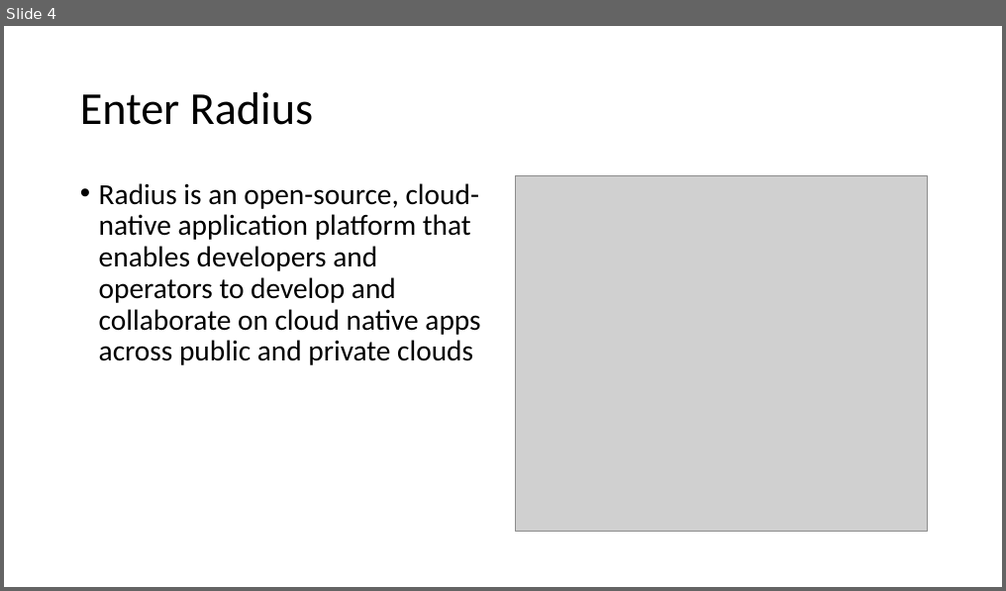
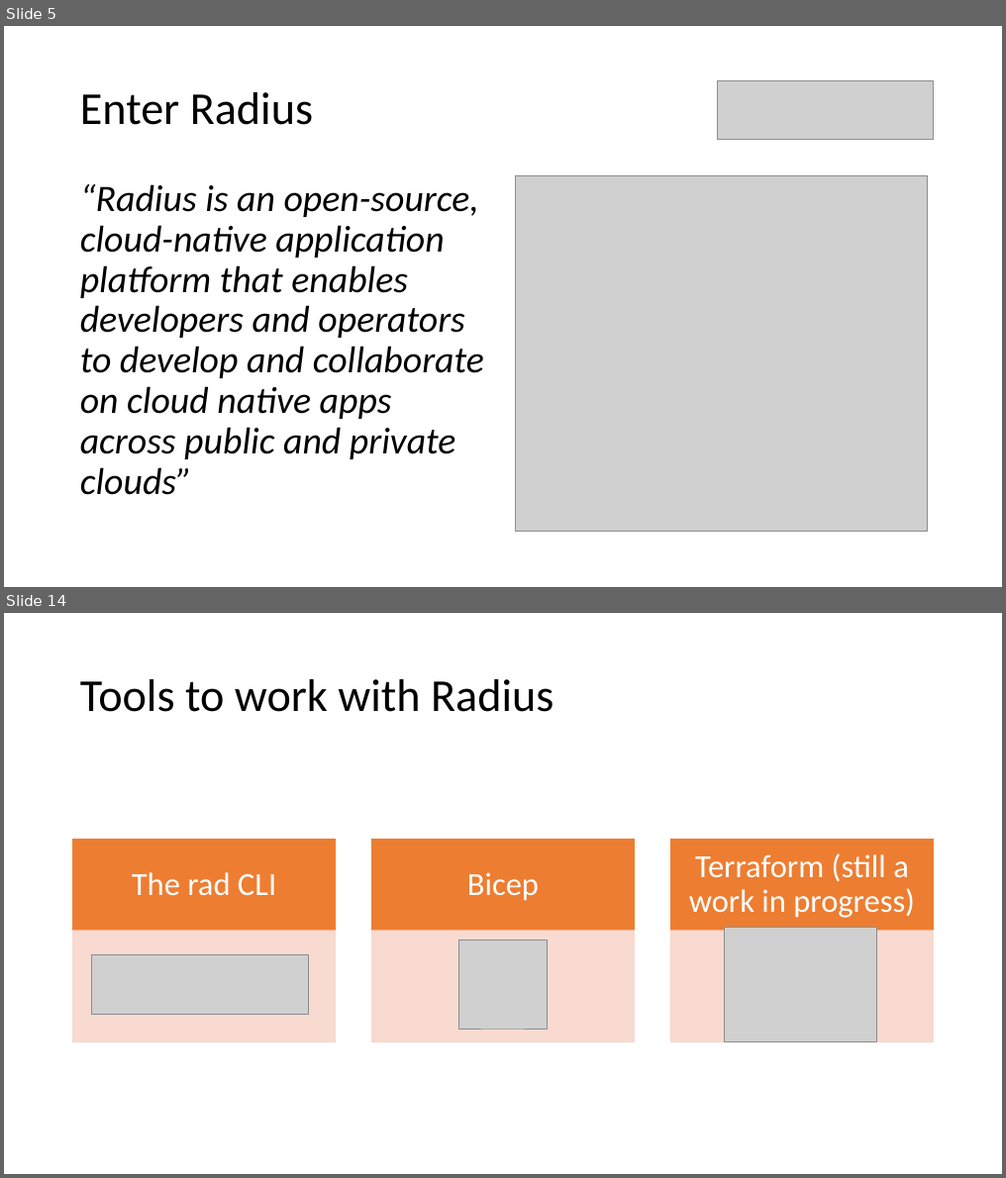
Before and after one commit to willvelida/talks, a slide deck: intro-to-radius/Presentation.pptx. Shown one above the other, each under a label of ours: slide 4 before the commit, slides 5 and 14 after it; the slides between them are not shown. The pictures are 1006x591 and 1006x1178 pixels, drawn with LibreOffice and Linux fonts; fonts in the diff are those of the drawing; grey boxes stand for pictures. Boxes give left, top, right and bottom in pixels: in the first picture for what was removed or moved away, otherwise in the second. Text is boxed around its words. In the diff, an @@ line names an element or a change of style, - is before the commit and + after.

Commit message:
Adding Radius talk

```diff
--- a/intro-to-radius/Presentation.pptx
+++ b/intro-to-radius/Presentation.pptx
@@ slide 14 added at (4, 613, 1002, 1174), background #FFFFFF @@
@@ title added at (80, 679, 553, 712), 44 pt, text #000000 @@
+Tools to work with Radius
@@ group added at (73, 839, 933, 1043): 6 rectangles, 3 texts @@
+The rad CLI
+Bicep
+Terraform (still a work in progress)
@@ picture added at (724, 928, 877, 1042) @@
@@ picture added at (91, 956, 308, 1014) @@
@@ picture added at (459, 941, 548, 1029) @@
@@ what was slide 4 is now slide 5 @@
@@ slide 5 changed as well @@
@@ picture added at (718, 80, 934, 140) @@
@@ text at (80, 184, 484, 495): text changed; size 28 to 36 pt; italic on @@
-• Radius is an open-source, cloud-native application platform that enables developers and operators to develop and collaborate on cloud native apps across public and private clouds
+“Radius is an open-source, cloud-native application platform that enables developers and operators to develop and collaborate on cloud native apps across public and private clouds”
```
Also in this commit, not shown: 8 other slides changed, 7 other slides added, 1 slide removed, 8 other files.
